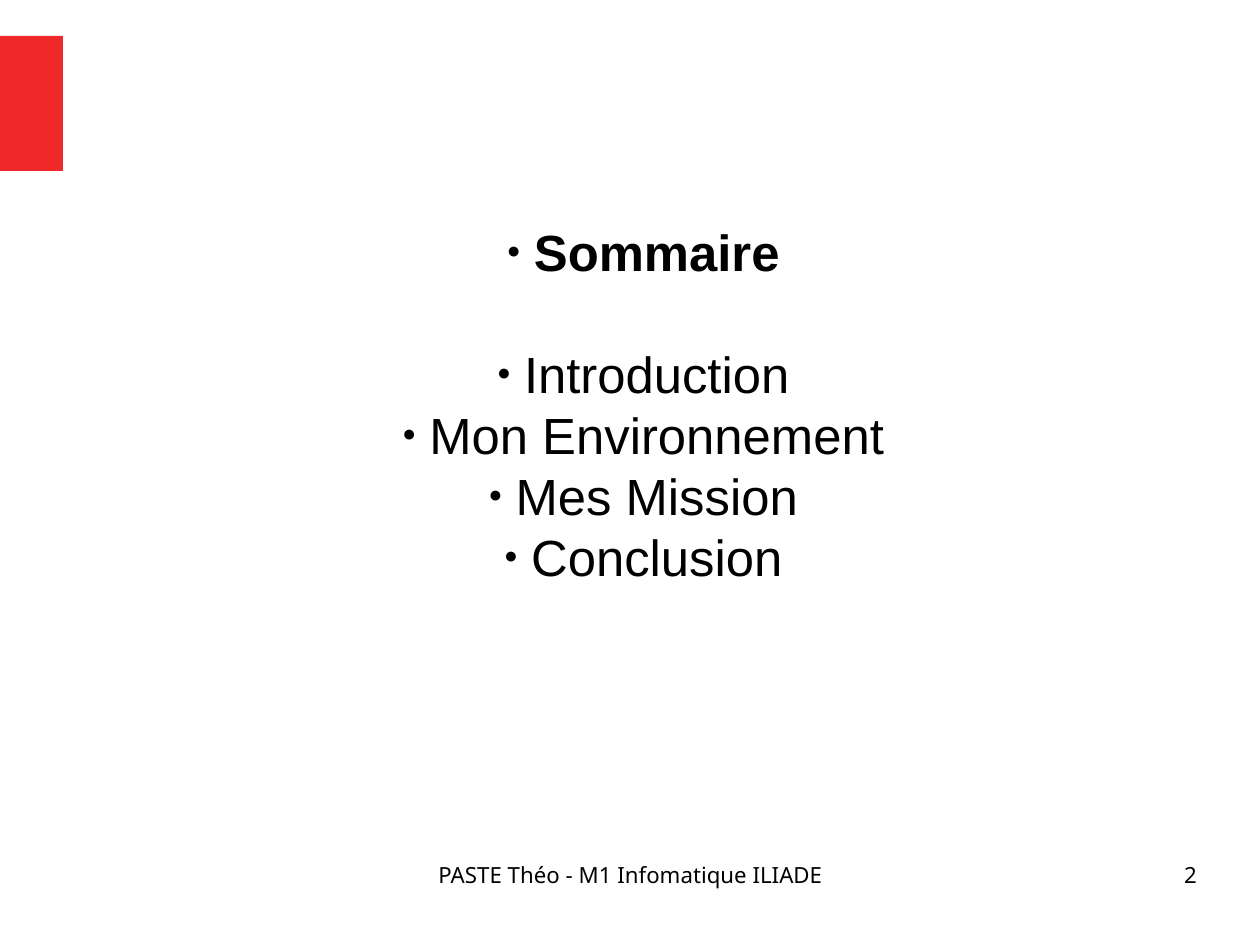
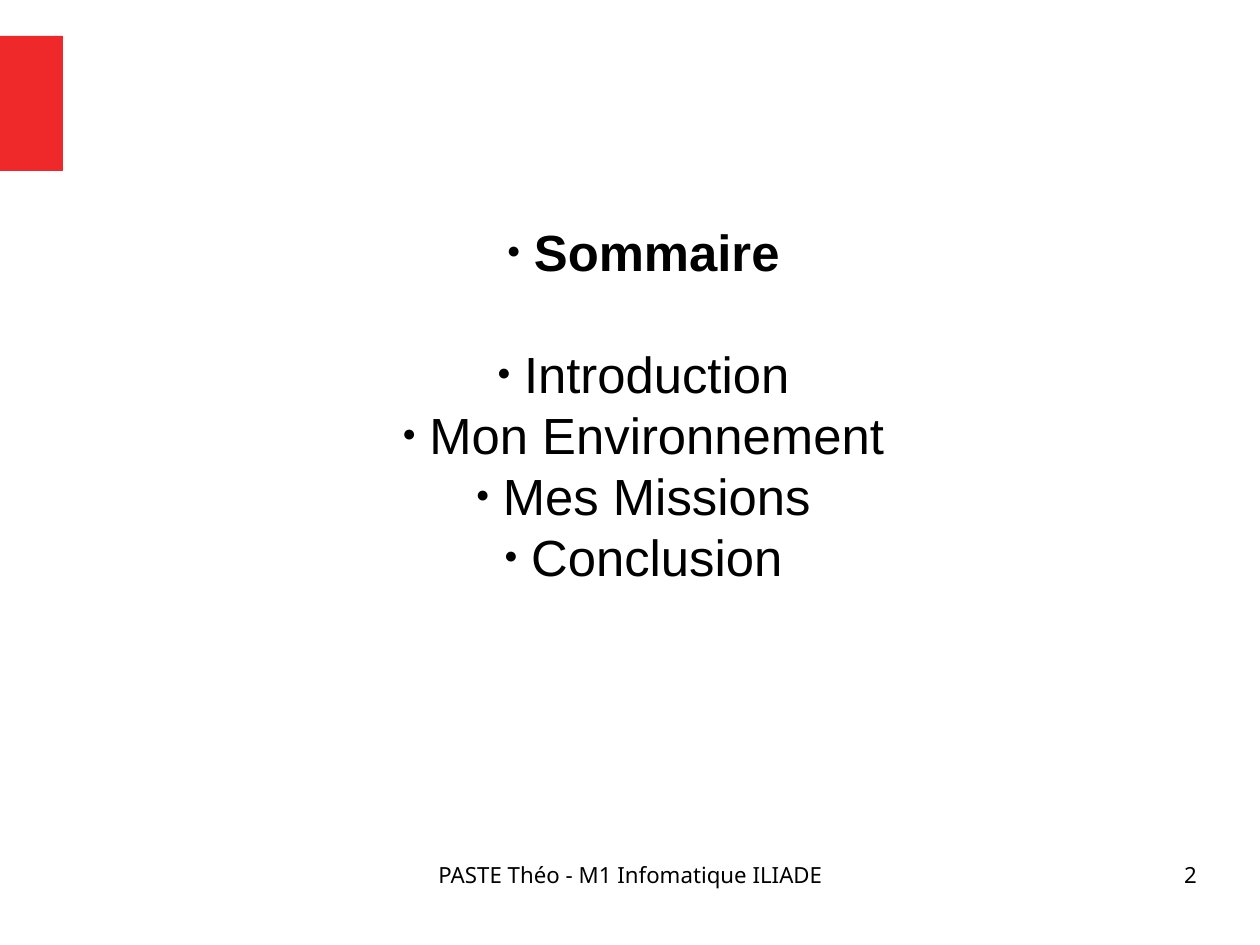
Before and after one commit to Narrateur/Rapport_de_Stage_M1, a slide deck: slide 2 of .gitbook/assets/Presentation_PASTE_Theo.odp. Drawn at 1260x945 pixels with LibreOffice and Linux fonts; fonts in the diff are those of the drawing. Boxes give left, top, right and bottom in pixels: in the first picture for what was removed or moved away, otherwise in the second. Text is boxed around its words. In the diff, an @@ line names an element or a change of style, - is before the commit and + after.

```diff
--- a/.gitbook/assets/Presentation_PASTE_Theo.odp
+++ b/.gitbook/assets/Presentation_PASTE_Theo.odp
@@ subtitle at (x1=503, y1=478, x2=811, y2=516): text changed @@
-● Mes Mission
+● Mes Missions
```
Also in this commit, not shown: 1 other slide changed, 3 other files.
